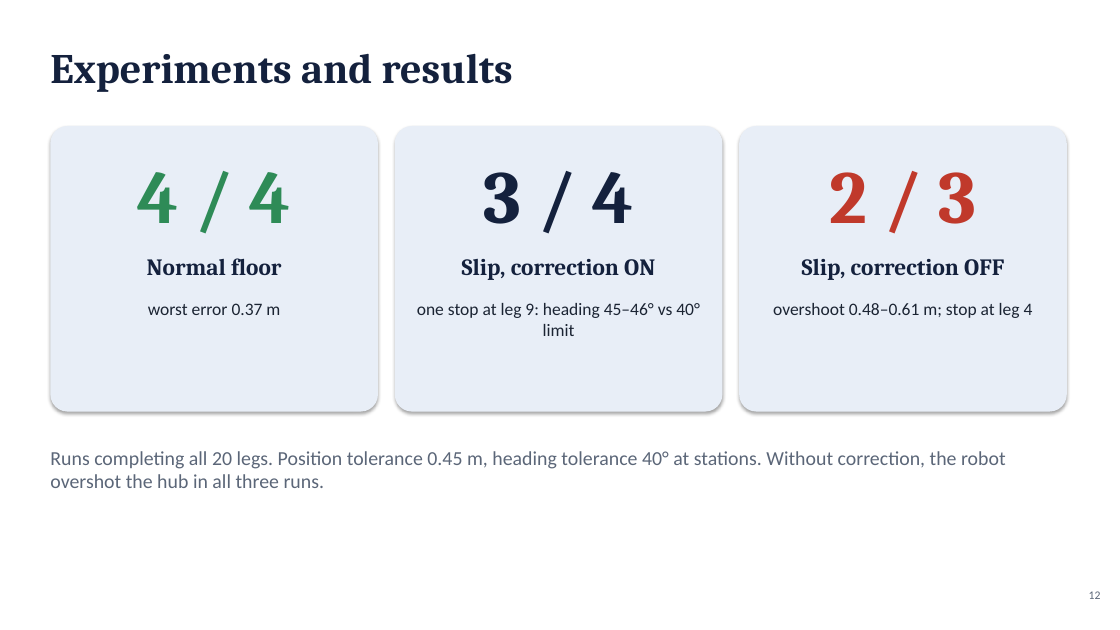
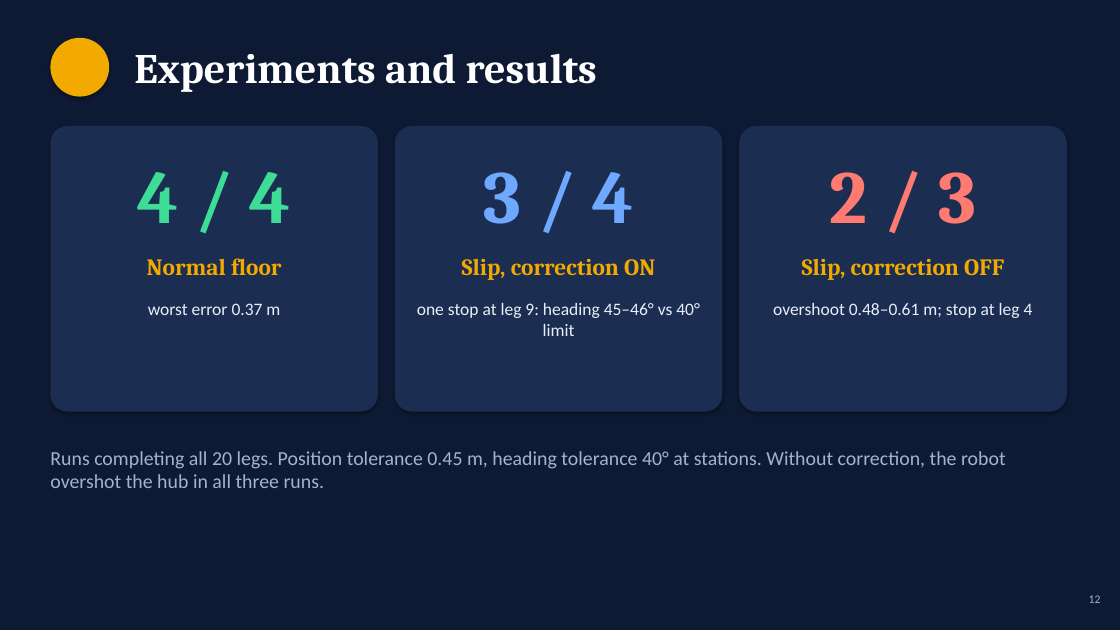
Before and after one commit to Saibts/AgileX_ScoutMini_JAZZY, a slide deck: slide 12 of docs/Scout_Mini_Project_Presentation.pptx. Drawn at 1120x630 pixels with LibreOffice and Linux fonts; fonts in the diff are those of the drawing. Boxes give left, top, right and bottom in pixels: in the first picture for what was removed or moved away, otherwise in the second. Text is boxed around its words. In the diff, an @@ line names an element or a change of style, - is before the commit and + after.

```diff
--- a/docs/Scout_Mini_Project_Presentation.pptx
+++ b/docs/Scout_Mini_Project_Presentation.pptx
@@ background #FFFFFF to #0E1A33 @@
@@ text "Experiments and results": place and size @@
-text "Experiments and results" at [50, 53, 513, 92]
+text "Experiments and results" at [134, 53, 597, 92]
@@ text "Experiments and results" at [134, 53, 597, 92]: text colour #14213D to #FFFFFF @@
@@ ellipse added at [50, 38, 109, 97], fill #F2A900 @@
@@ text "4 / 4" at [138, 172, 290, 223]: text colour #2E8B57 to #3DDC97 @@
@@ text "3 / 4" at [484, 172, 633, 224]: text colour #14213D to #6FA8FF @@
@@ text "2 / 3" at [830, 172, 976, 224]: text colour #C0392B to #FF7B72 @@
@@ fill #E8EEF7 to #1C2D52 in 3 elements at [50, 126, 378, 412], [395, 126, 723, 412], [739, 126, 1067, 412] @@
@@ text colour #14213D to #F2A900 in 3 elements at [147, 258, 281, 275], [462, 259, 655, 280], [802, 259, 1004, 280] @@
@@ text colour #1B2433 to #E8EEF8 in 3 elements at [148, 303, 280, 315], [417, 303, 700, 336], [773, 303, 1033, 318] @@
@@ text "Runs completing all 20 legs. ..." at [50, 451, 1006, 488]: text colour #5B6678 to #A3B3CE @@
@@ text "12" at [1089, 595, 1101, 603]: text colour #5B6678 to #A3B3CE @@
```
Also in this commit, not shown: 14 other slides changed.
